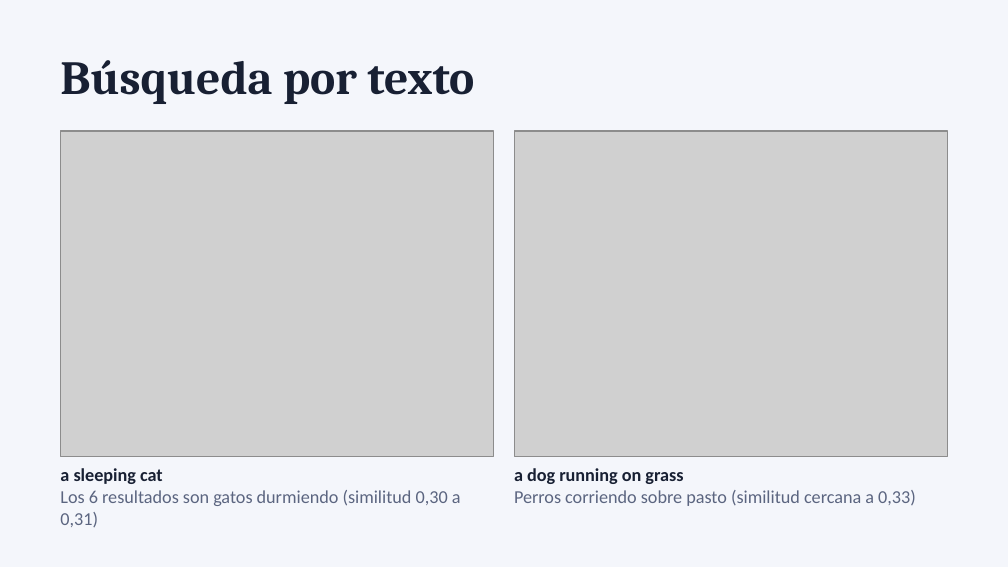
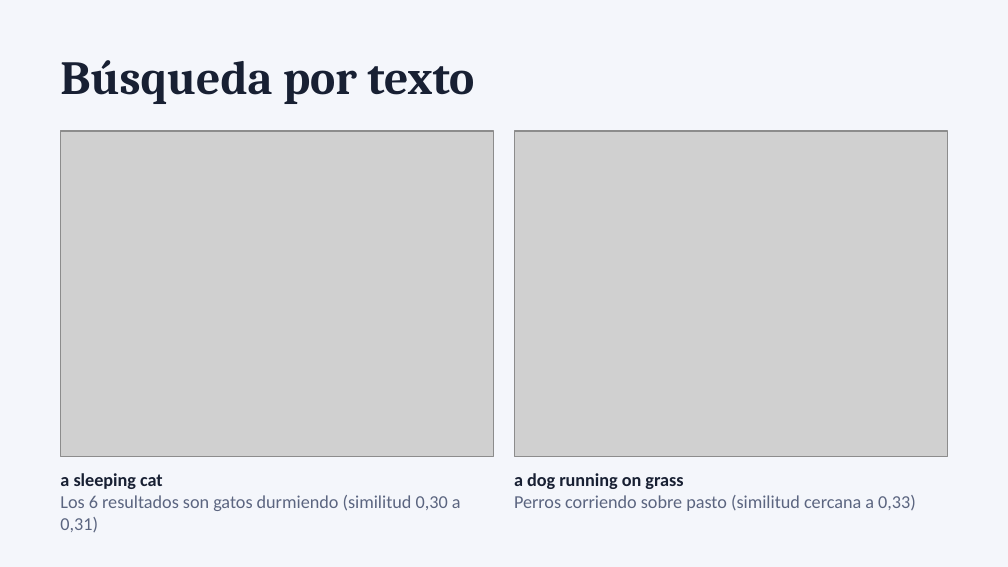
Before and after one commit to josemaames/PRESENTACI-N-FINAL---B-SQUEDA-MULTIMODAL-DE-IM-GENES, a slide deck: slide 7 of presentacion.pptx (slide 6 before the commit). Drawn at 1008x567 pixels with LibreOffice and Linux fonts; fonts in the diff are those of the drawing; grey boxes stand for pictures. Boxes give left, top, right and bottom in pixels: in the first picture for what was removed or moved away, otherwise in the second. Text is boxed around its words. In the diff, an @@ line names an element or a change of style, - is before the commit and + after.

```diff
--- a/presentacion.pptx
+++ b/presentacion.pptx
@@ text "a sleeping cat": place and size @@
-text "a sleeping cat" at (60, 468, 461, 527)
+text "a sleeping cat" at (60, 473, 461, 532)
@@ text "a dog running on grass": place and size @@
-text "a dog running on grass" at (514, 468, 916, 506)
+text "a dog running on grass" at (514, 473, 916, 511)
```
Also in this commit, not shown: 9 other slides changed, 4 slides added, 1 slide removed.
